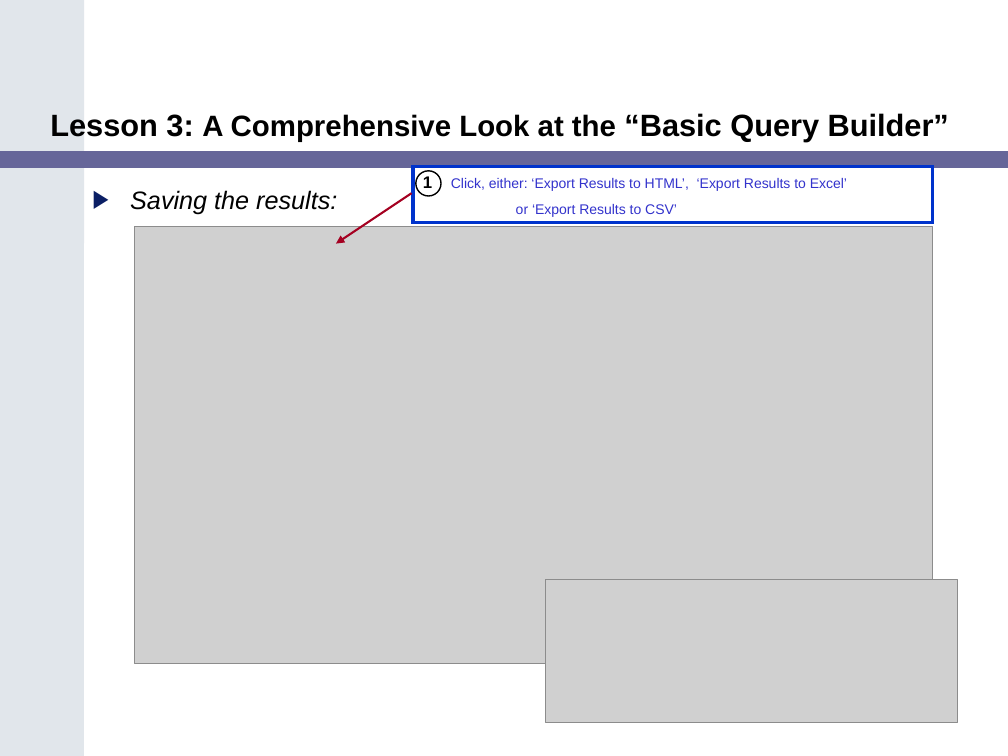
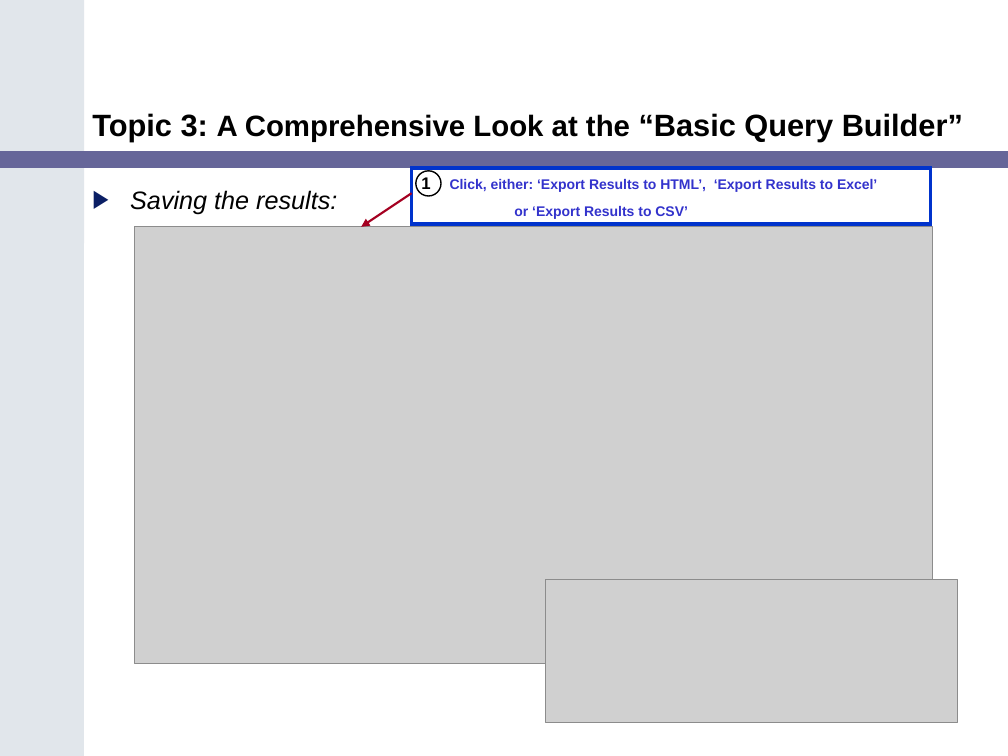
Before and after one commit to NCIP/catrip, a slide deck: slide 18 of catrip/documentation/training/caTRIP_Training_Module.ppt. Drawn at 1008x756 pixels with LibreOffice and Linux fonts; fonts in the diff are those of the drawing; grey boxes stand for pictures. Boxes give left, top, right and bottom in pixels: in the first picture for what was removed or moved away, otherwise in the second. Text is boxed around its words. In the diff, an @@ line names an element or a change of style, - is before the commit and + after.

```diff
--- a/catrip/documentation/training/caTRIP_Training_Module.ppt
+++ b/catrip/documentation/training/caTRIP_Training_Module.ppt
@@ title at <box>92,113,963,141</box>: text changed @@
-Lesson 3: A Comprehensive Look at the “Basic Query Builder”
+Topic 3: A Comprehensive Look at the “Basic Query Builder”
@@ rectangle "1 Click, either: ‘Export Results ..." at <box>411,168,930,225</box>: bold on; fill none to #FFFFFF @@
@@ ellipse at <box>416,170,442,196</box>: fill #FFFFFF to none @@
@@ arrow moved from (411, 194) - (336, 244) to (411, 194) - (361, 227) @@
```
Also in this commit, not shown: 26 other slides changed, 6 slides added, 1 slide removed, 2 other files.
